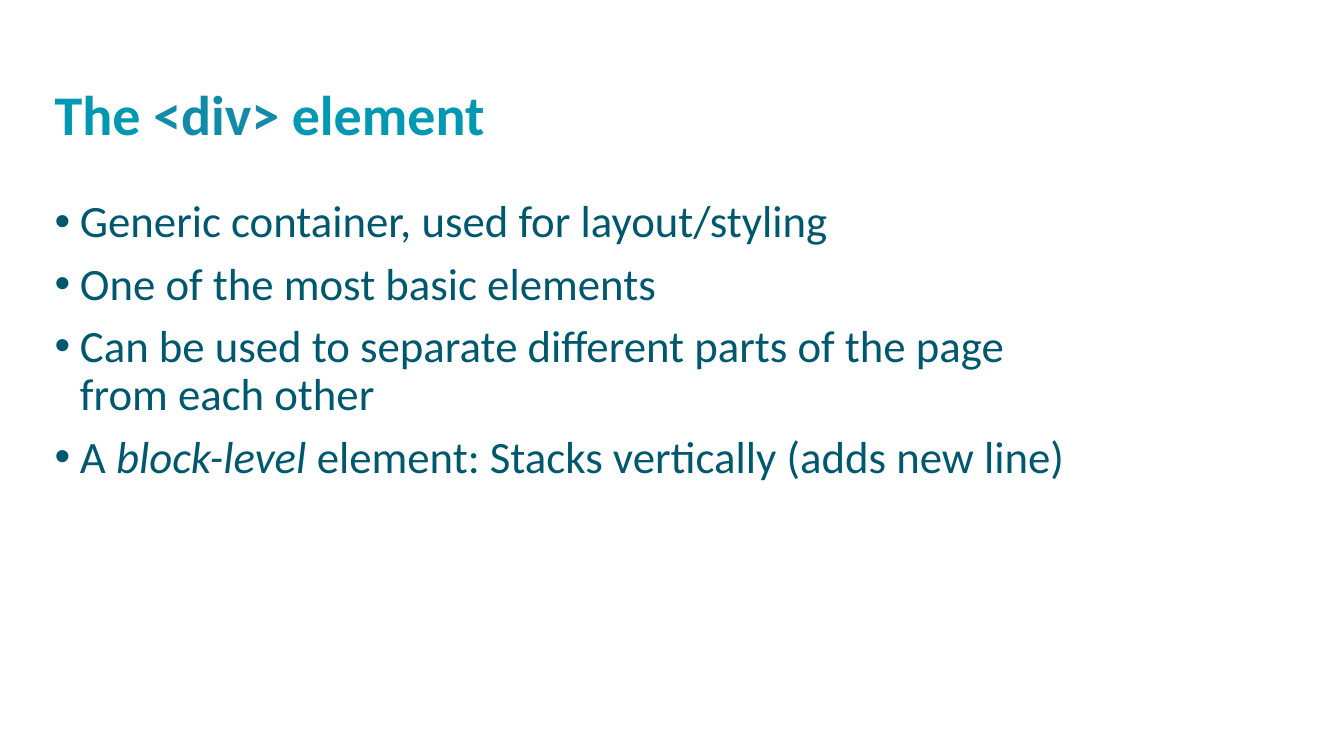
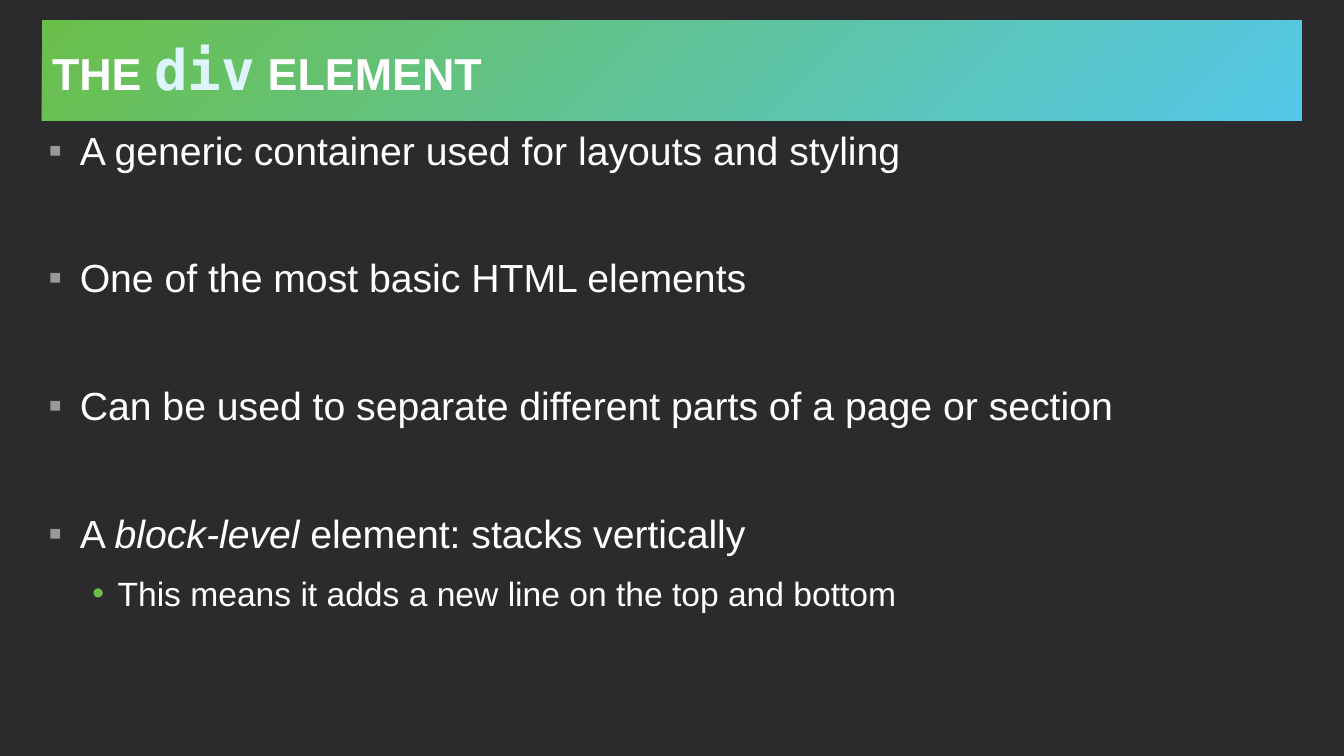
Before and after one commit to hytechclub/web-101, a slide deck: slide 4 of Week07/MoreHtml.pptx. Drawn at 1344x756 pixels with LibreOffice and Linux fonts; fonts in the diff are those of the drawing; background and template pictures are left out. Boxes give left, top, right and bottom in pixels: in the first picture for what was removed or moved away, otherwise in the second. Text is boxed around its words. In the diff, an @@ line names an element or a change of style, - is before the commit and + after.

```diff
--- a/Week07/MoreHtml.pptx
+++ b/Week07/MoreHtml.pptx
@@ background #FFFFFF to #2B2B2D @@
@@ title "THE div ELEMENT": place and size @@
-title "THE div ELEMENT" at (55,95,485,136)
+title "THE div ELEMENT" at (42,20,1303,121)
@@ title "THE div ELEMENT" at (42,20,1303,121): vertical alignment top to middle; fill none to gradient #6ABF4B to #54C8E8 @@
@@ title at (52,44,482,91): text changed; size 40 to 32 pt; font Calibri to Arial; text colour #0098B2 to #FFFFFF @@
-The <div> element
+THE div ELEMENT
@@ text at (80,136,1113,613): text changed; size 32 to 28 pt; font Calibri to Arial; text colour #00586E to #FFFFFF @@
-• Generic container, used for layout/styling
-• One of the most basic elements
-• Can be used to separate different parts of the page from each other
-• A block-level element: Stacks vertically (adds new line)
+▪ A generic container used for layouts and styling
+▪ One of the most basic HTML elements
+▪ Can be used to separate different parts of a page or section
+▪ A block-level element: stacks vertically
+  • This means it adds a new line on the top and bottom
```
Also in this commit, not shown: 3 other slides changed, 1 slide added, 2 slides removed, 4 other files.
